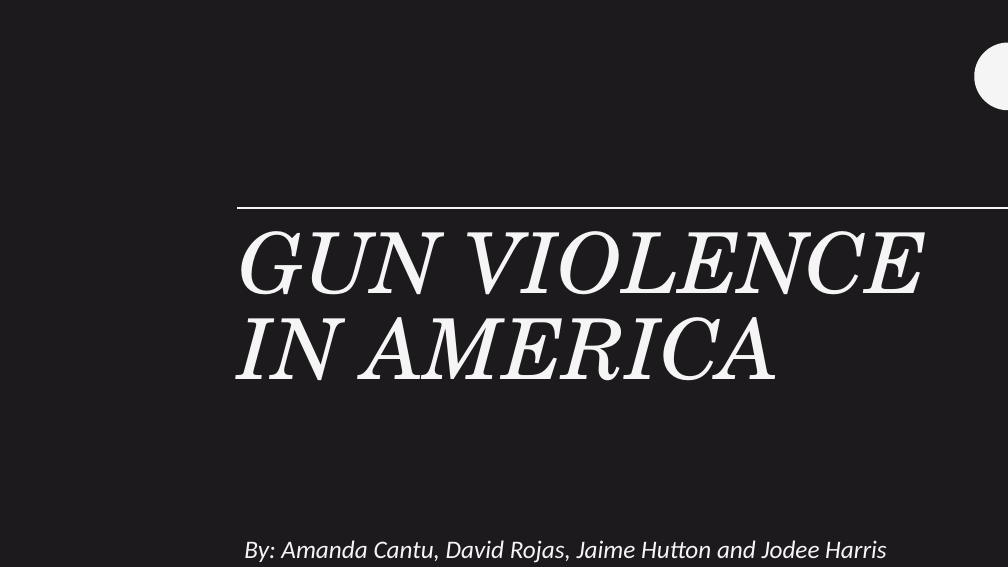
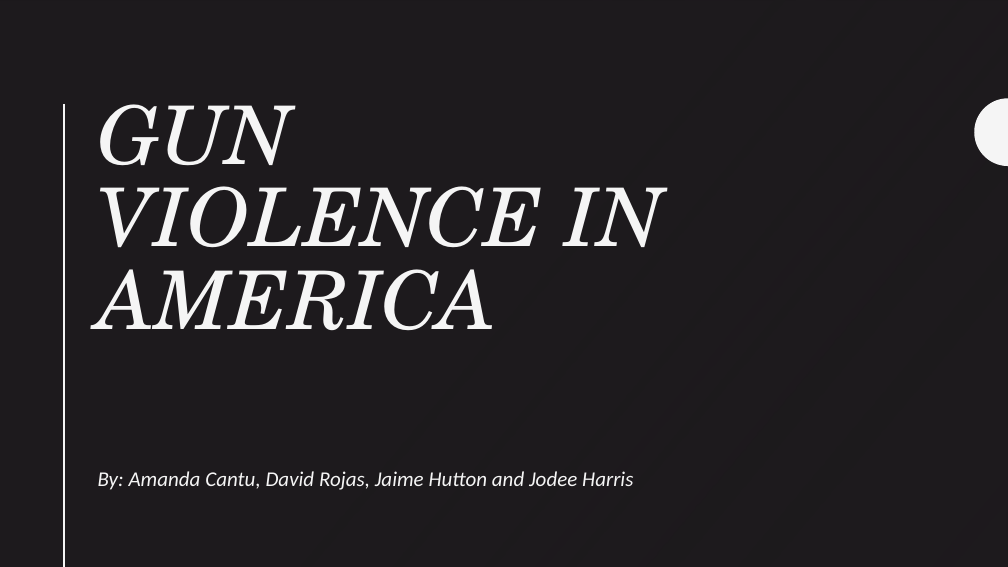
Before and after one commit to arc71080/group_project_3, a slide deck: slide 1 of Powerpoint.pptx. Drawn at 1008x567 pixels with LibreOffice and Linux fonts; fonts in the diff are those of the drawing; background and template pictures are left out. Boxes give left, top, right and bottom in pixels: in the first picture for what was removed or moved away, otherwise in the second. Text is boxed around its words. In the diff, an @@ line names an element or a change of style, - is before the commit and + after.

```diff
--- a/Powerpoint.pptx
+++ b/Powerpoint.pptx
@@ rectangle at (x1=0, y1=0, x2=1008, y2=567): fill #1D1A1D to gradient #1D1A1D @@
@@ line removed from (64, 104) to (64, 567) @@
@@ line added from (64, 104) to (64, 567), #F5F5F5 2 pt @@
@@ title "GUN VIOLENCE IN AMERICA" moved from (x1=239, y1=231, x2=927, y2=381) to (x1=98, y1=104, x2=664, y2=331) @@
@@ title "GUN VIOLENCE IN AMERICA" at (x1=98, y1=104, x2=664, y2=331): size 80 to 77 pt @@
@@ freeform shape moved from (x1=975, y1=42, x2=1008, y2=110) to (x1=975, y1=98, x2=1008, y2=166) @@
@@ freeform shape removed at (x1=975, y1=98, x2=1008, y2=166) @@
@@ line removed from (237, 208) to (1008, 208) @@
@@ subtitle "By: Amanda Cantu, David Rojas, ..." moved from (x1=244, y1=540, x2=887, y2=563) to (x1=98, y1=471, x2=633, y2=490) @@
@@ subtitle "By: Amanda Cantu, David Rojas, ..." at (x1=98, y1=471, x2=633, y2=490): size 24 to 20 pt; more space between paragraphs; vertical alignment bottom to top @@
```
Also in this commit, not shown: 6 other slides changed, 1 other file.
